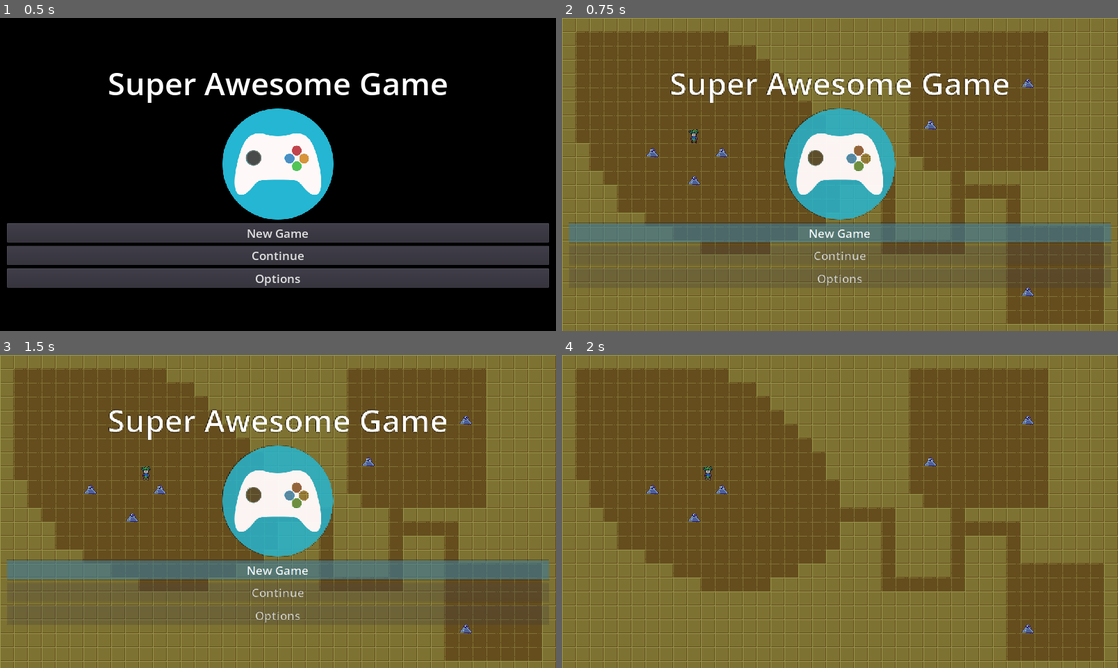
Above: before the commit, frames 1-4 (two rows, left to right).
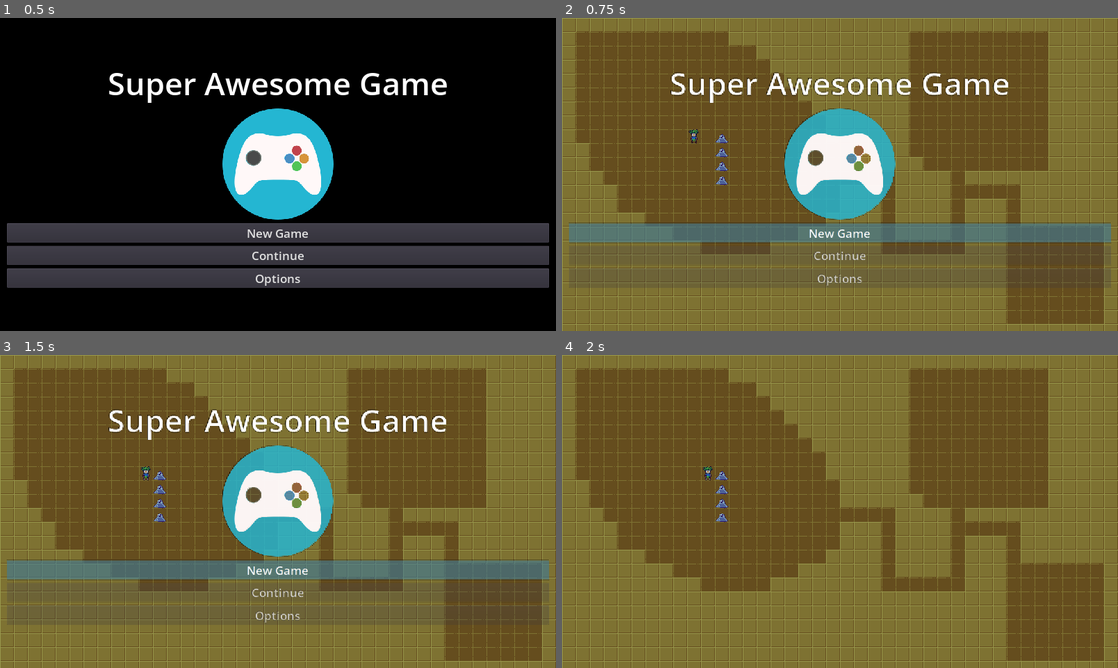
Above: after the commit, the same moments.

Repository: deengames-prototypes/github-game-off-2022
Game: Godot game, scene res://contexts/pregame/scenes/GameLoaderScene.tscn
Same seed, same stepped clock (60 frames per second), same inputs: the game is played once before the commit and once after it.
Inputs:
- Up to frame 1 (0.5 s): no input
- Up to frame 2 (0.75 s): click "New Game" at 0.5 s
- Up to frame 3 (1.5 s): tap Enter at 1.25 s; hold Right (ui_right) from 1.28 s (still down)
- Up to frame 4 (2 s): keep holding Right (ui_right)

Frame 1 is identical in both runs. In frame 2, 0.3% of the frame differs, in the area x 15-85%, y 19-89%; in frame 3, 0.3%; in frame 4, 0.3%.

Commit message:
Add slime; spawn a few monsters

Diff:
--- /dev/null
+++ b/source/contexts/core/entities/Slime.gd
@@ -0,0 +1,6 @@
+class_name Slime
+
+extends Resource
+
+var health: int = 5
+var tile_position: Vector2 = Vector2()
--- a/source/contexts/core/scenes/DungeonLevelScene.gd
+++ b/source/contexts/core/scenes/DungeonLevelScene.gd
@@ -9,6 +9,7 @@
 
 var _entities_by_name = {}
 var _player:Player = Player.new()
+var _monsters = []
 
 func _ready():
 	_player_controller.connect("player_moved", self, "on_player_moved")
@@ -20,6 +21,12 @@
 	_player.tile_position = Vector2(9, 8)
 	_entities_tile_map.set_cellv(_player.tile_position, _entities_by_name["player"])
 
+	for i in range(4):
+		var monster = Slime.new()
+		monster.tile_position = Vector2(11, 8 + i)
+		_monsters.append(monster)
+		_entities_tile_map.set_cellv(monster.tile_position, _entities_by_name["slime"])
+
 func on_player_moved(old_tile_position: Vector2, new_tile_position: Vector2):
 	_player.tile_position = new_tile_position
 	_entities_tile_map.set_cellv(old_tile_position, TileMap.INVALID_CELL)
--- a/source/contexts/core/scenes/DungeonLevelScene.tscn
+++ b/source/contexts/core/scenes/DungeonLevelScene.tscn
@@ -17,4 +17,3 @@
 tile_set = ExtResource( 3 )
 cell_size = Vector2( 32, 32 )
 format = 1
-tile_data = PoolIntArray( 262177, 1, 0, 458778, 1, 0, 589830, 1, 0, 589835, 1, 0, 720905, 1, 0, 1245217, 1, 0 )
--- a/source/project.godot
+++ b/source/project.godot
@@ -14,6 +14,11 @@
 "language": "GDScript",
 "path": "res://contexts/core/entities/Player.gd"
 }, {
+"base": "Resource",
+"class": "Slime",
+"language": "GDScript",
+"path": "res://contexts/core/entities/Slime.gd"
+}, {
 "base": "Reference",
 "class": "TileUtils",
 "language": "GDScript",
@@ -21,6 +26,7 @@
 } ]
 _global_script_class_icons={
 "Player": "",
+"Slime": "",
 "TileUtils": ""
 }
 
